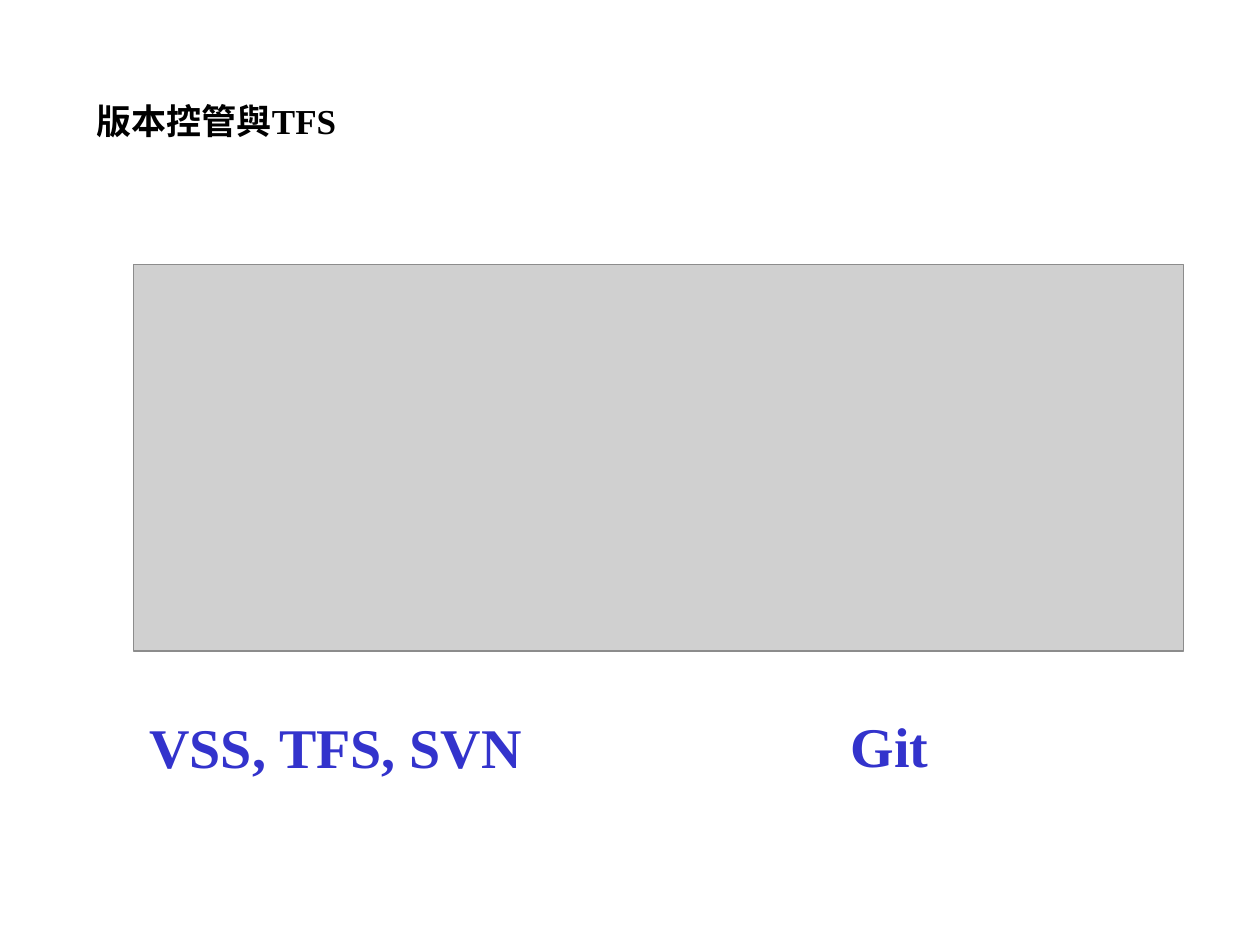
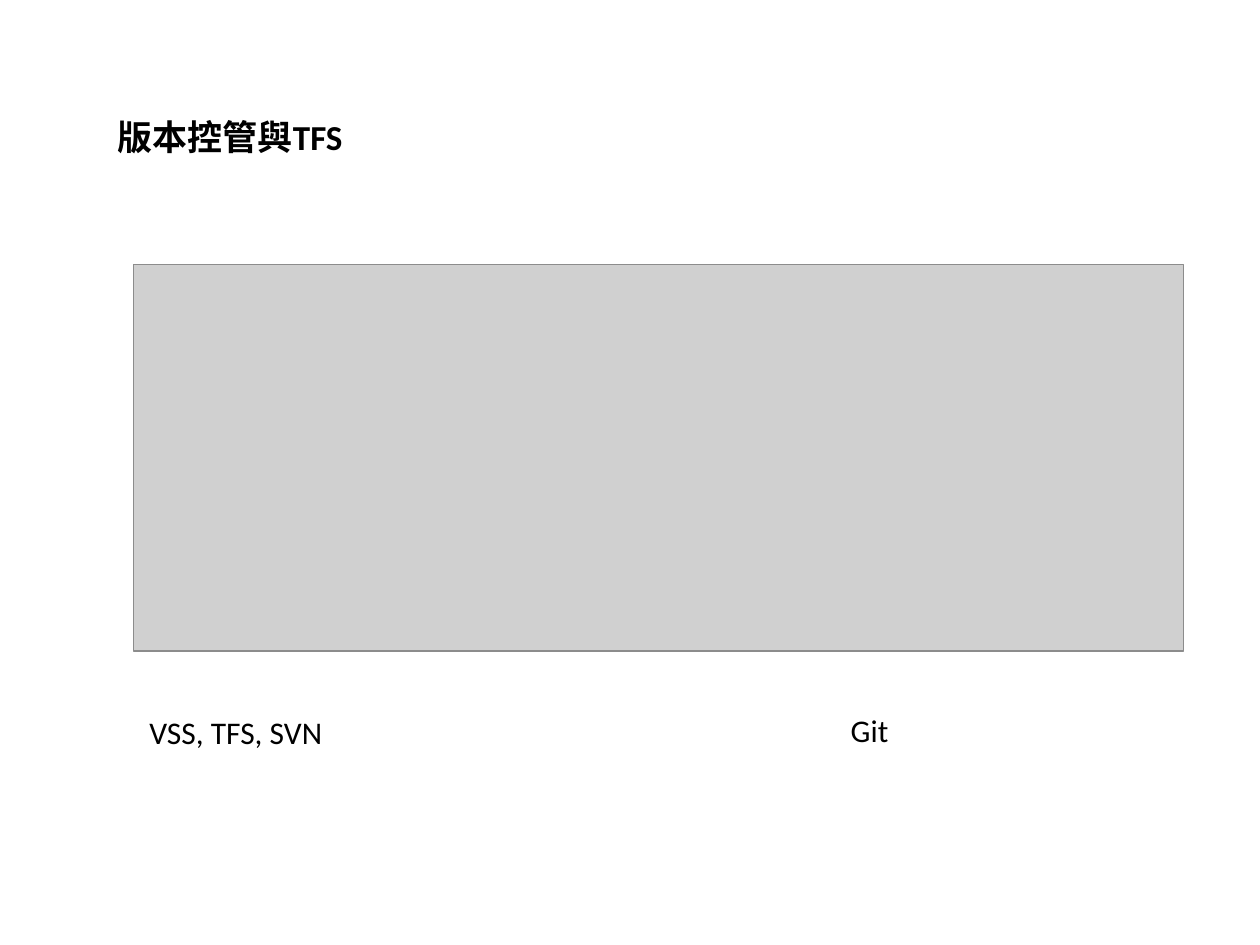
Before and after one commit to YiChiLin/TrainingPackage, a slide deck: slide 3 of 簡報及DB/.Net開發環境.pptx. Drawn at 1260x945 pixels with LibreOffice and Linux fonts; fonts in the diff are those of the drawing; grey boxes stand for pictures; background and template pictures are left out. Boxes give left, top, right and bottom in pixels: in the first picture for what was removed or moved away, otherwise in the second. Text is boxed around its words. In the diff, an @@ line names an element or a change of style, - is before the commit and + after.

```diff
--- a/簡報及DB/.Net開發環境.pptx
+++ b/簡報及DB/.Net開發環境.pptx
@@ title "版本控管與TFS": place and size @@
-title "版本控管與TFS" at (97, 104, 337, 138)
+title "版本控管與TFS" at (118, 120, 343, 154)
@@ title "版本控管與TFS" at (118, 120, 343, 154): font Times New Roman to Calibri @@
@@ text "VSS, TFS, SVN" at (149, 723, 322, 748): size 32 to 18 pt, font Times New Roman to Calibri, text colour #3333CC to #000000, bold off; less space between paragraphs @@
@@ text "Git" at (851, 720, 889, 743): size 32 to 18 pt, font Times New Roman to Calibri, text colour #3333CC to #000000, bold off; less space between paragraphs @@
```
Also in this commit, not shown: 12 other slides changed, 2 slides removed, 1 other file.
